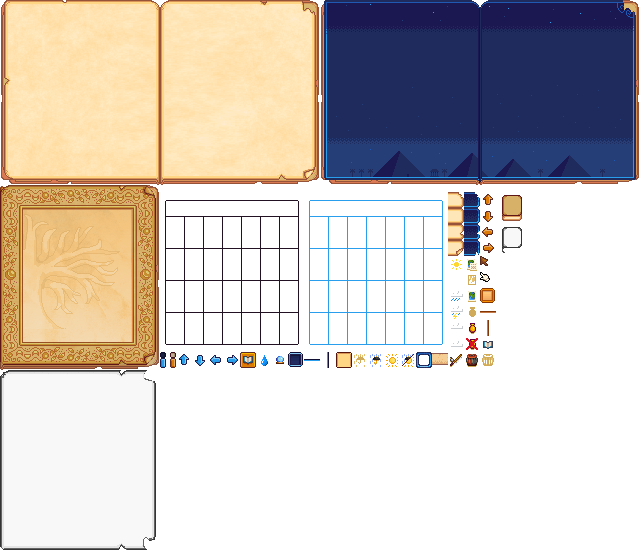
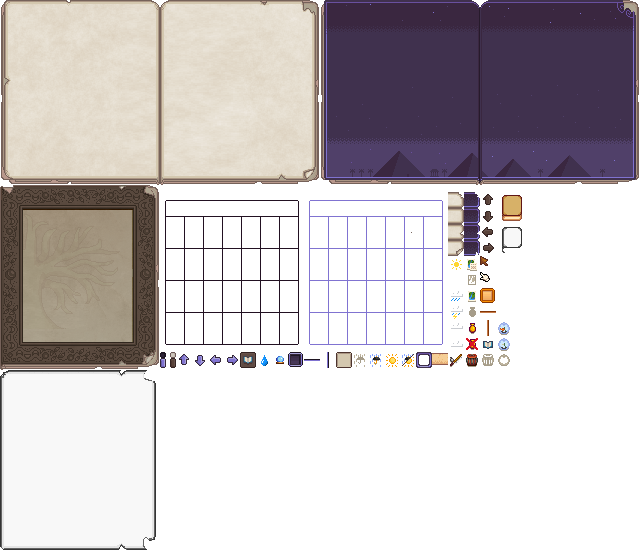
Two versions of the same layered image (640 x 555). Layer-by-layer changes:
showed group "Vintage Interface 2" (51 layers) over [0, 0, 639, 370]
added layer "Aquarium Off" (3rd of 4, in "Vintage Interface 2" › "Icons") in group "Icons" over [498, 354, 510, 366]
added layer "Aquarium Uncaught" (3rd of 4, in "Vintage Interface 2" › "Icons") in group "Icons" over [498, 338, 510, 351]
added layer "Aquarium Caught" (3rd of 4, in "Vintage Interface 2" › "Icons") in group "Icons" over [498, 322, 510, 335]
added layer "Aquarium Off" (4th of 4, in "Standard Theme" › "Icons") in group "Icons" over [498, 354, 510, 366]
hid group "Cover" (5th of 6, in "Standard Theme") (3 layers) over [0, 185, 159, 370]
hid group "Open Pages" (6th of 7, in "Standard Theme") (2 layers) over [1, 0, 639, 185]
